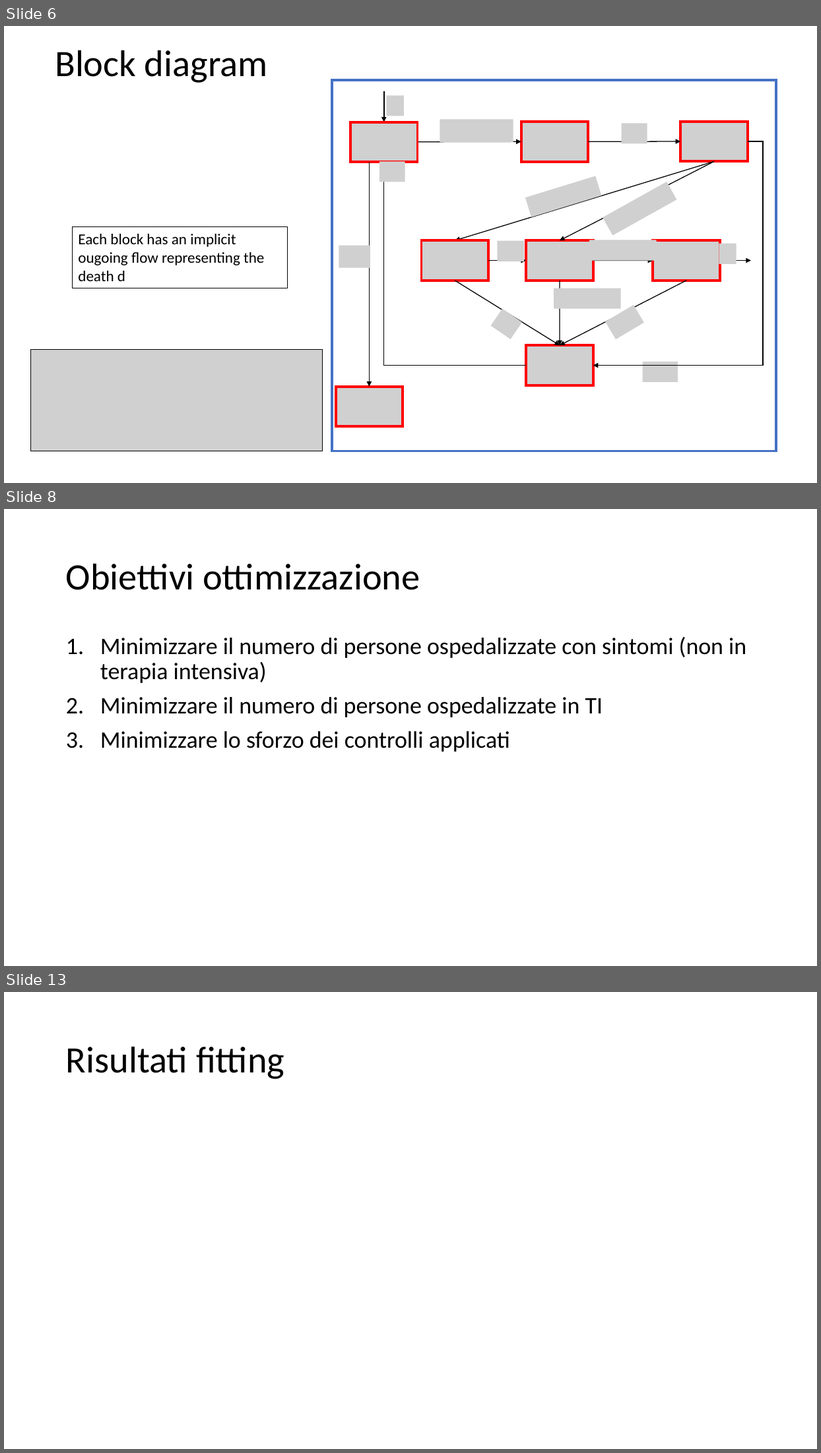
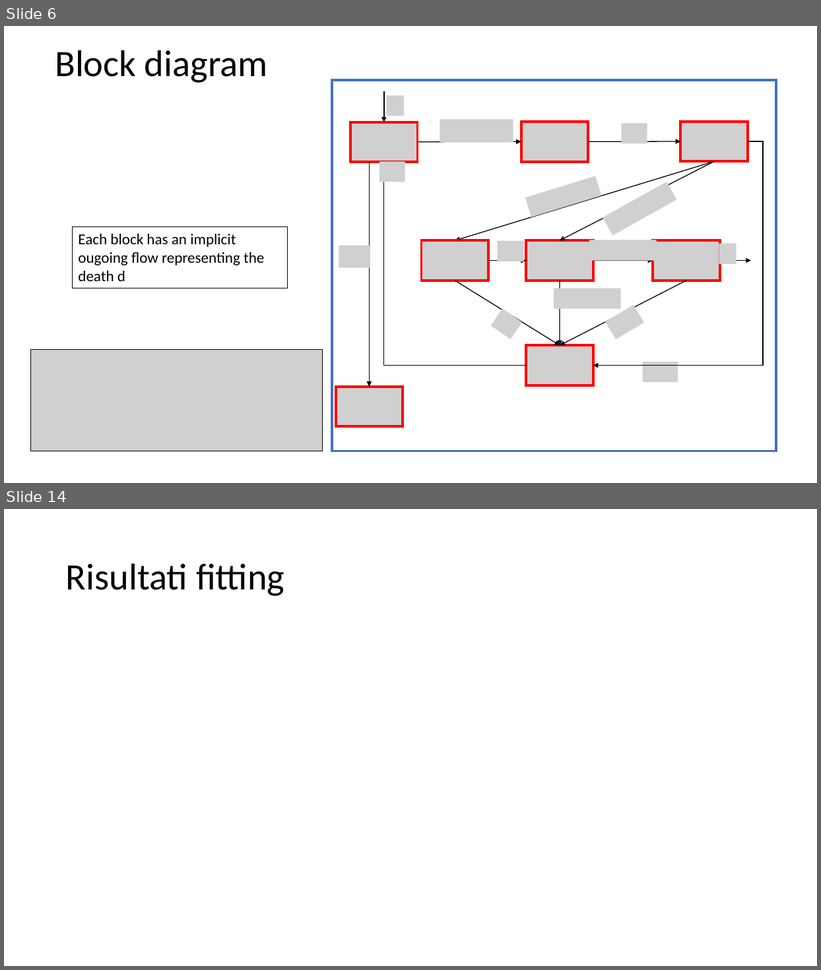
Before and after one commit to spbisc97/covid-optimal-control, a slide deck: PowerPoint/Optimal control strategies to prevent the hospital beds collapse during COVID-19 outbreak.pptx. Shown one above the other, each under a label of ours: slides 6, 8 and 13 before the commit, slides 6 and 14 after it; the slides between them are not shown. The pictures are 821x1453 and 821x970 pixels, drawn with LibreOffice and Linux fonts; fonts in the diff are those of the drawing; grey boxes stand for pictures. Boxes give left, top, right and bottom in pixels: in the first picture for what was removed or moved away, otherwise in the second. Text is boxed around its words. In the diff, an @@ line names an element or a change of style, - is before the commit and + after.

```diff
--- a/PowerPoint/Optimal control strategies to prevent the hospital beds collapse during COVID-19 outbreak.pptx
+++ b/PowerPoint/Optimal control strategies to prevent the hospital beds collapse during COVID-19 outbreak.pptx
@@ slide 8 removed at (4,509,817,966), background #FFFFFF @@
@@ title removed at (66,563,420,590) @@
-Obiettivi ottimizzazione
@@ text removed at (100,637,746,752) @@
-1. Minimizzare il numero di persone ospedalizzate con sintomi (non in terapia intensiva)
-2. Minimizzare il numero di persone ospedalizzate in TI
-3. Minimizzare lo sforzo dei controlli applicati
@@ what was slide 13 is now slide 14 @@
```
Also in this commit, not shown: 2 slides changed, 5 slides added, 3 other slides removed, 1 other file.
